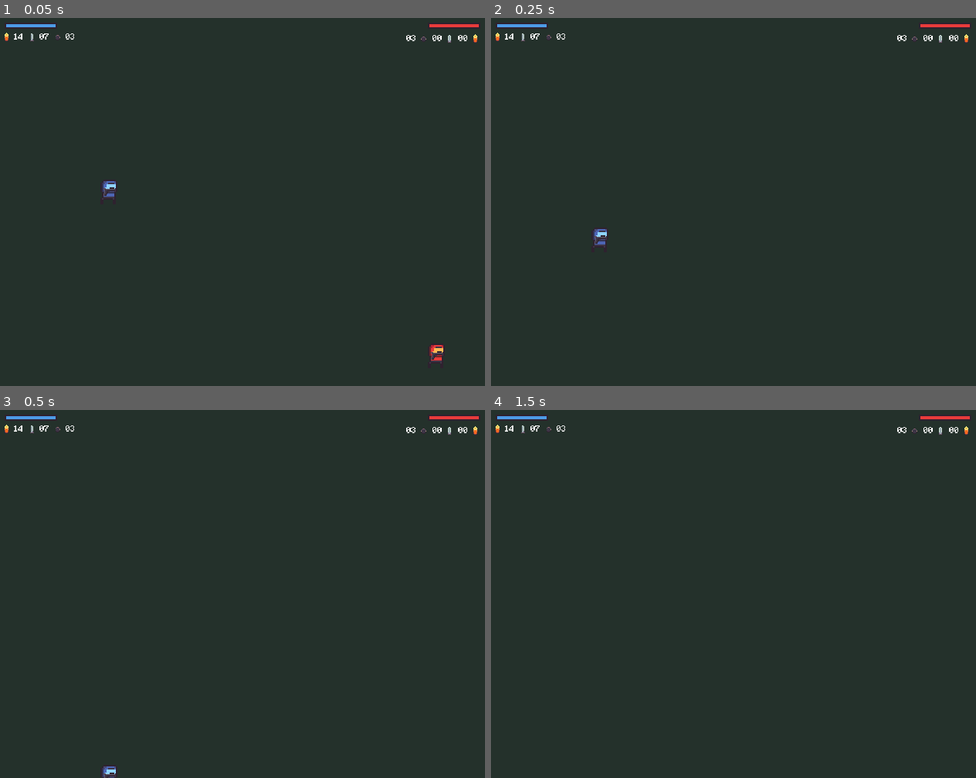
Above: before the commit, frames 1-4 (two rows, left to right).
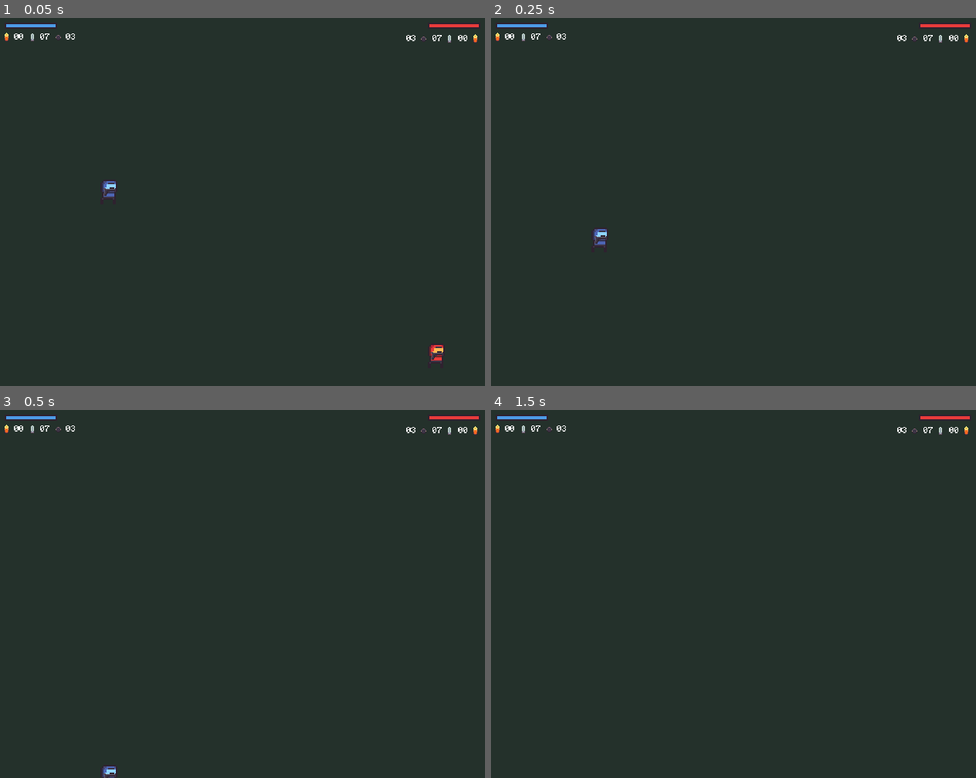
Above: after the commit, the same moments.

Repository: dm1nh/gunbattle
Game: Godot game, scene res://scenes/main.tscn
Two runs of this game, one before a commit and one after it. Both use one fixed random seed, a clock stepped at 60 frames per second and the inputs below.
Inputs:
- Up to frame 1 (0.05 s): no input
- Up to frame 2 (0.25 s): no input
- Up to frame 3 (0.5 s): no input
- Up to frame 4 (1.5 s): hold D (b_right) from 0.53 s (still down); tap F (b_fire) at 0.6 s; tap W (b_jump) at 0.77 s; tap Enter at 1.25 s; tap S (b_get_box) at 1.35 s

The runs differ from the first frame. In frame 1, less than 0.1% of the frame differs, in the area x 2-92%, y 4-7%; in frame 2, less than 0.1%; in frame 3, less than 0.1%; in frame 4, less than 0.1%.
Error after the commit: Invalid assignment of property or key 'red_reserve_ammo_limit' with value of type 'int' on a base object of type 'Node (globals.gd)'. (res://scenes/players/pla…

Commit message:
fix: incorrect typo

Diff:
--- a/autoload/globals.gd
+++ b/autoload/globals.gd
@@ -4,8 +4,8 @@
 signal red_hp_change
 signal blue_grenades_count_change
 signal red_grenades_count_change
-signal blue_reserve_ammo_limit_change
-signal red_reserve_ammo_limit_change
+signal blue_reserve_ammo_change
+signal red_reserve_ammo_change
 signal blue_in_mag_change
 signal red_in_mag_change
 
@@ -55,16 +55,16 @@
 		red_in_mag = value
 		red_in_mag_change.emit()
 
-var blue_reserve_ammo_limit: int:
+var blue_reserve_ammo: int:
 	get:
-		return blue_reserve_ammo_limit
+		return blue_reserve_ammo
 	set(value):
-		blue_reserve_ammo_limit = value
-		blue_reserve_ammo_limit_change.emit()
+		blue_reserve_ammo = value
+		blue_reserve_ammo_change.emit()
 
-var red_reserve_ammo_limit: int:
+var red_reserve_ammo: int:
 	get:
-		return red_reserve_ammo_limit
+		return red_reserve_ammo
 	set(value):
-		red_reserve_ammo_limit = value
-		red_reserve_ammo_limit_change.emit()
+		red_reserve_ammo = value
+		red_reserve_ammo_change.emit()
--- a/scenes/interfaces.gd
+++ b/scenes/interfaces.gd
@@ -7,16 +7,16 @@
 	Globals.connect("red_grenades_count_change", _on_red_grenade_change)
 	Globals.connect("blue_in_mag_change", _on_blue_in_mag_change)
 	Globals.connect("red_in_mag_change", _on_red_in_mag_change)
-	Globals.connect("blue_reserve_ammo_limit_change", _on_blue_reserve_ammo_limit_change)
-	Globals.connect("red_reserve_ammo_limit_change", _on_red_reserve_ammo_limit_change)
+	Globals.connect("blue_reserve_ammo_change", _on_blue_reserve_ammo_change)
+	Globals.connect("red_reserve_ammo_change", _on_red_reserve_ammo_change)
 	_on_blue_hp_change()
 	_on_red_hp_change()
 	_on_blue_grenade_change()
 	_on_red_grenade_change()
 	_on_blue_in_mag_change()
 	_on_red_in_mag_change()
-	_on_blue_reserve_ammo_limit_change()
-	_on_red_reserve_ammo_limit_change()
+	_on_blue_reserve_ammo_change()
+	_on_red_reserve_ammo_change()
 
 func _on_blue_hp_change():
 	$PlayerBlueHealthBar.value = Globals.blue_hp
@@ -34,10 +34,10 @@
 	$PlayerBlueStats/Magazine/MarginContainer/Label.text =  "0" + str(Globals.blue_in_mag) if Globals.blue_in_mag < 10 else str(Globals.blue_in_mag)
 
 func _on_red_in_mag_change():
-	$PlayerBlueStats/Magazine/MarginContainer/Label.text =  "0" + str(Globals.red_in_mag) if Globals.red_in_mag < 10 else str(Globals.red_in_mag)
+	$PlayerRedStats/Magazine/MarginContainer/Label.text =  "0" + str(Globals.red_in_mag) if Globals.red_in_mag < 10 else str(Globals.red_in_mag)
 
-func _on_blue_reserve_ammo_limit_change():
-	$PlayerBlueStats/Ammo/MarginContainer/Label.text =  "0" + str(Globals.blue_reserve_ammo_limit) if Globals.blue_reserve_ammo_limit < 10 else str(Globals.blue_reserve_ammo_limit)
+func _on_blue_reserve_ammo_change():
+	$PlayerBlueStats/Ammo/MarginContainer/Label.text =  "0" + str(Globals.blue_reserve_ammo) if Globals.blue_reserve_ammo < 10 else str(Globals.blue_reserve_ammo)
 
-func _on_red_reserve_ammo_limit_change():
-	$PlayerBlueStats/Ammo/MarginContainer/Label.text =  "0" + str(Globals.red_reserve_ammo_limit) if Globals.red_reserve_ammo_limit < 10 else str(Globals.red_reserve_ammo_limit)
+func _on_red_reserve_ammo_change():
+	$PlayerRedStats/Ammo/MarginContainer/Label.text =  "0" + str(Globals.red_reserve_ammo) if Globals.red_reserve_ammo < 10 else str(Globals.red_reserve_ammo)
